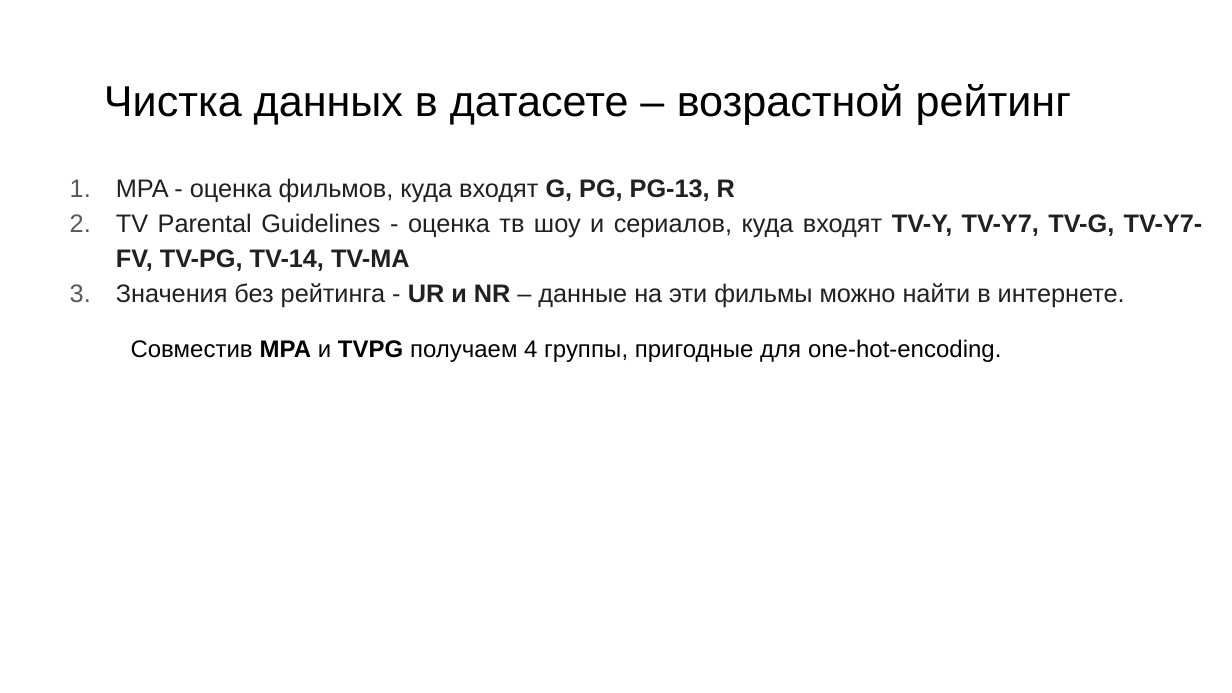
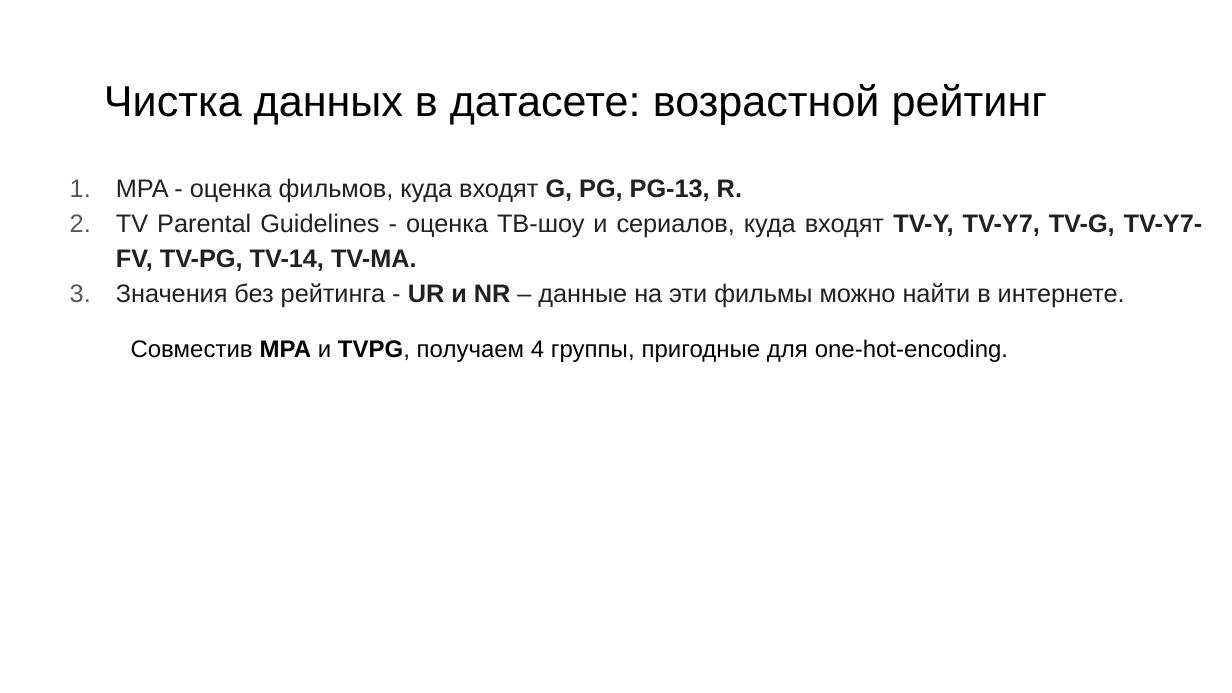
Before and after one commit to Dimildizio/DS_course, a slide deck: slide 4 of EDA_group_slides.pptx. Drawn at 1232x693 pixels with LibreOffice and Linux fonts; fonts in the diff are those of the drawing. Boxes give left, top, right and bottom in pixels: in the first picture for what was removed or moved away, otherwise in the second. Text is boxed around its words. In the diff, an @@ line names an element or a change of style, - is before the commit and + after.

```diff
--- a/EDA_group_slides.pptx
+++ b/EDA_group_slides.pptx
@@ title at (x1=104, y1=84, x2=1047, y2=124): text changed @@
-Чистка данных в датасете – возрастной рейтинг
+Чистка данных в датасете: возрастной рейтинг
@@ text at (x1=116, y1=178, x2=1203, y2=271): text changed @@
-1. MPA - оценка фильмов, куда входят G, PG, PG-13, R
-2. TV Parental Guidelines - оценка тв шоу и сериалов, куда входят TV-Y, TV-Y7, TV-G, TV-Y7-FV, TV-PG, TV-14, TV-MA
+1. MPA - оценка фильмов, куда входят G, PG, PG-13, R.
+2. TV Parental Guidelines - оценка ТВ-шоу и сериалов, куда входят TV-Y, TV-Y7, TV-G, TV-Y7-FV, TV-PG, TV-14, TV-MA.
@@ text at (x1=131, y1=339, x2=1008, y2=362): text changed @@
-Совместив MPA и TVPG получаем 4 группы, пригодные для one-hot-encoding.
+Совместив MPA и TVPG, получаем 4 группы, пригодные для one-hot-encoding.
```
Also in this commit, not shown: 19 other slides changed.
